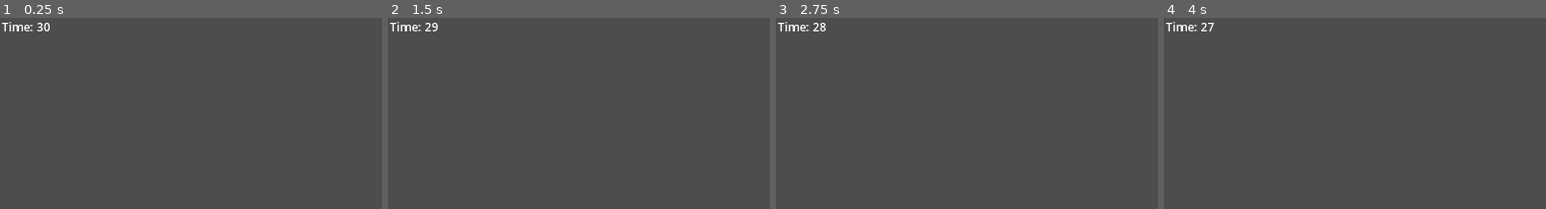
Above: before the commit, frames 1-4 (left to right).
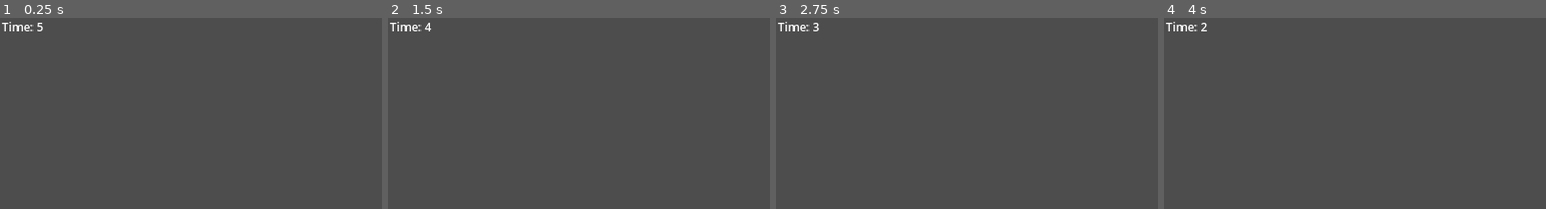
Above: after the commit, the same moments.

Repository: IsaacS2/Flip-Dash
Game: Godot game, scene res://Scenes/Game.tscn
Same seed, same stepped clock (60 frames per second), same inputs: the game is played once before the commit and once after it.
Inputs:
- Up to frame 1 (0.25 s): no input
- Up to frame 2 (1.5 s): tap Enter (ui_accept) at 0.5, 0.77 s; tap Ctrl (Flip) at 0.6 s; tap Shift (Attack) at 1.35 s
- Up to frame 3 (2.75 s): tap Enter (ui_accept) at 1.52 s; tap Ctrl (Flip) at 1.55, 2.1 s
- Up to frame 4 (4 s): tap Ctrl (Flip) at 2.85, 3.8 s; tap Enter (ui_accept) at 3.02, 3.77 s; tap Shift (Attack) at 3.6 s
The pictures show only the part of the screen within x 0-50%, y 0-50%; the shares and areas given below are measured in that part.

The runs differ from the first frame. In frame 1, less than 0.1% of the frame differs, in the area x 9-13%, y 2-7%; in frame 2, 0.1%; in frame 3, less than 0.1%; in frame 4, less than 0.1%.

Commit message:
Adds death pause and death animation
Pause occurs after death, with the pause time determined by Player script's "deathBufferTime". The death pause occurs when player dies from a death Scene or when time's up.

Diff:
--- a/Scripts/CameraManager.gd
+++ b/Scripts/CameraManager.gd
@@ -2,6 +2,7 @@
 
 extends Node2D
 
+signal on_death
 signal on_flip
 signal on_time_up
 
@@ -14,18 +15,22 @@
 var cameraZoom: int = 1
 var flipBuffer: float
 var flipBufferTime: float = 0.25
-
+var timeUp = false
+var flippable = true
 
 func _ready() -> void:
 	activeCamera = front
-	timer.time_up.connect(_time_up_message)
+	if (timer): timer.time_up.connect(_time_up_message)
+	if (player):
+		player.on_death_contact.connect(_disable_flip)
+		player.on_death.connect(_enable_flip)
 
 func _process(delta: float) -> void:
 	position.x = player.position.x
-
 	flipBuffer = max(0, flipBuffer - delta)
 
-	if (Input.is_action_just_pressed("Flip") && flipBuffer <= 0): # check if game isn't paused atm
+	# check if game isn't paused atm
+	if (Input.is_action_just_pressed("Flip") && flipBuffer <= 0 && flippable):
 		flipBuffer = flipBufferTime
 		emit_signal("on_flip")
 
@@ -39,9 +44,21 @@
 	activeCamera.enabled = true
 	activeCamera.visible = true
 
+func _enable_flip() -> void:
+	if (timeUp):
+		emit_signal("on_time_up")
+		timeUp = false
+	else:
+		emit_signal("on_death")
+	flippable = true
+	flipBuffer = 0
+
+func _disable_flip() -> void:
+	flippable = false
+
 func _time_up_message():
-	emit_signal("on_time_up")
-	flipBuffer = 0
+	timeUp = true
+	player._on_death()
 
 func _reset_timer():
 	if (timer): timer._restart_time()
--- a/Scripts/LevelManager.gd
+++ b/Scripts/LevelManager.gd
@@ -10,24 +10,21 @@
 
 
 func _ready() -> void:
-	if (player): player.on_death.connect(_reset_for_checkpoint)
+	#if (player): player.on_death.connect(_reset_for_checkpoint)
 	if (cameras):
+		cameras.on_death.connect(_reset_for_checkpoint)
 		cameras.on_time_up.connect(_reset_level)
 		cameras.on_flip.connect(_on_cameras_on_flip)
 
-# Called every frame. 'delta' is the elapsed time since the previous frame.
 func _process(delta: float) -> void:
 	pass
-
 
 func _on_cameras_on_flip() -> void:
 	emit_signal("notify_game_manager")
 
-
 func _flip_things() -> void:
 	if (player): player._flip_velocity()
 	if (cameras): cameras._flip_camera()
-
 
 func _reset_for_checkpoint():
 	get_tree().call_group("Enemy", "_reenable")
@@ -40,10 +37,8 @@
 		cameras._flip_camera()
 		cameras.position.x = player.position.x
 
-
 func _reset_player() -> void:
 	player._return_velocity()
-
 
 func _reset_level():
 	emit_signal("on_game_over")
--- a/Scripts/Player.gd
+++ b/Scripts/Player.gd
@@ -2,6 +2,7 @@
 extends CharacterBody2D
 
 signal on_death
+signal on_death_contact
 
 const SPEED = 12000.0
 const JUMP_VELOCITY = -400.0
@@ -12,6 +13,8 @@
 var velocityStorage : Vector2
 var frozen : bool = false
 var direction : int = 1
+var spawnPoint : Vector2 = Vector2.ZERO
+
 var jumpBuffer : float
 var jumpBufferTime : float = 0.09
 var groundBuffer : float
@@ -21,7 +24,8 @@
 var attackBuffer : float
 var attackBufferTime : float = 0.4
 var attackEndLag : float = 0.1
-var spawnPoint : Vector2 = Vector2.ZERO
+var deathBuffer : float
+var deathBufferTime : float = 0.5
 
 func _ready() -> void:
 	_reset_weapon()
@@ -37,6 +41,10 @@
 		if (attackBuffer < attackEndLag && weapon_hitbox.active):
 			_reset_walk()
 			_hide_weapon()
+	if (deathBuffer > 0):
+		deathBuffer -= delta
+		if (deathBuffer <= 0):
+			emit_signal("on_death")
 
 func _physics_process(delta: float) -> void:
 	# Add the gravity.
@@ -90,7 +98,10 @@
 	jumpBuffer = 0
 
 func _on_death():
-	emit_signal("on_death")
+	player_sprite.animation = "Death"
+	deathBuffer = deathBufferTime
+	frozen = true
+	emit_signal("on_death_contact")
 
 func _sent_spawn_point(location : Vector2):
 	spawnPoint = location
@@ -99,7 +110,10 @@
 	_reset_weapon()
 	_reset_walk()
 	position = spawnPoint
+	frozen = false
+	jumpBuffer = 0
 	attackBuffer = 0
+	deathBuffer = 0
 
 func _attack():
 	print("attack")
--- a/Scripts/TimerManager.gd
+++ b/Scripts/TimerManager.gd
@@ -5,7 +5,7 @@
 @onready var front_time_label: RichTextLabel = %FrontTimeLabel
 @onready var back_time_label: RichTextLabel = %BackTimeLabel
 
-const initialTime : int = 30
+const initialTime : int = 5
 
 var timeAmount : float = initialTime
 var lastSecond : int = initialTime
